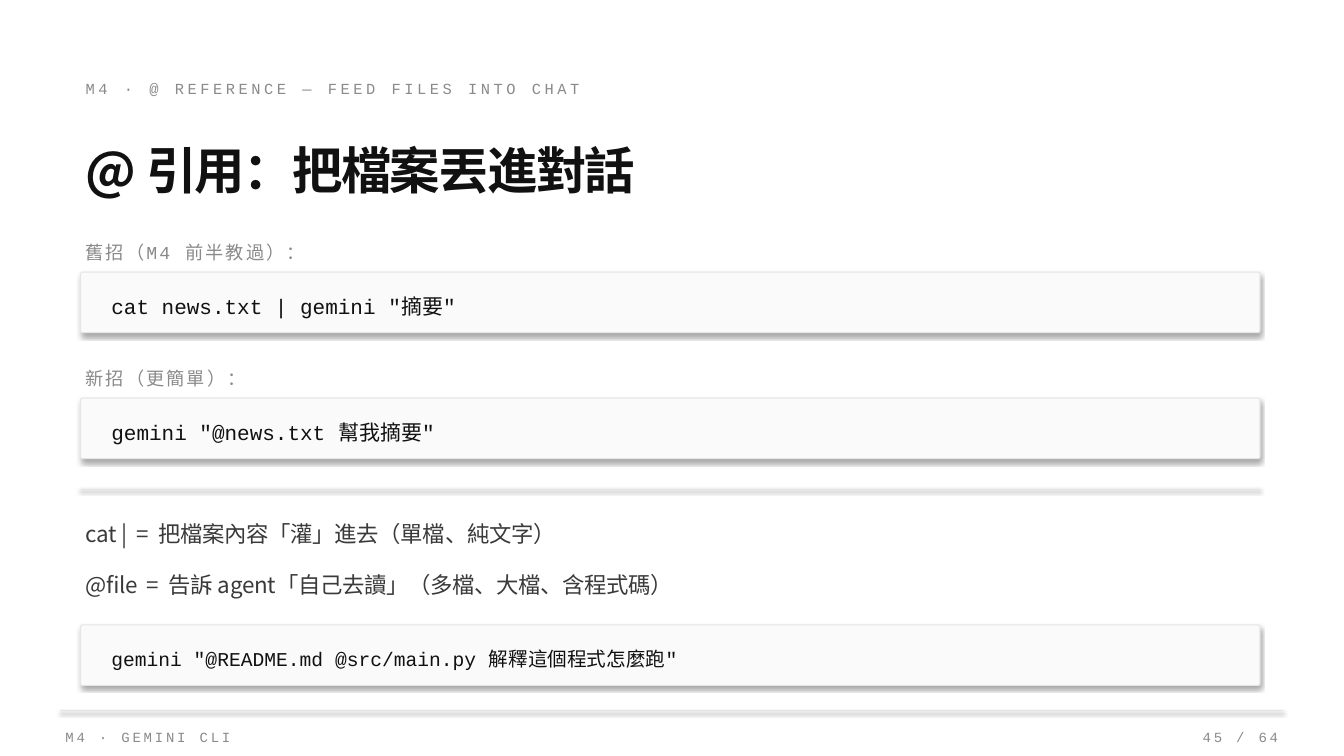
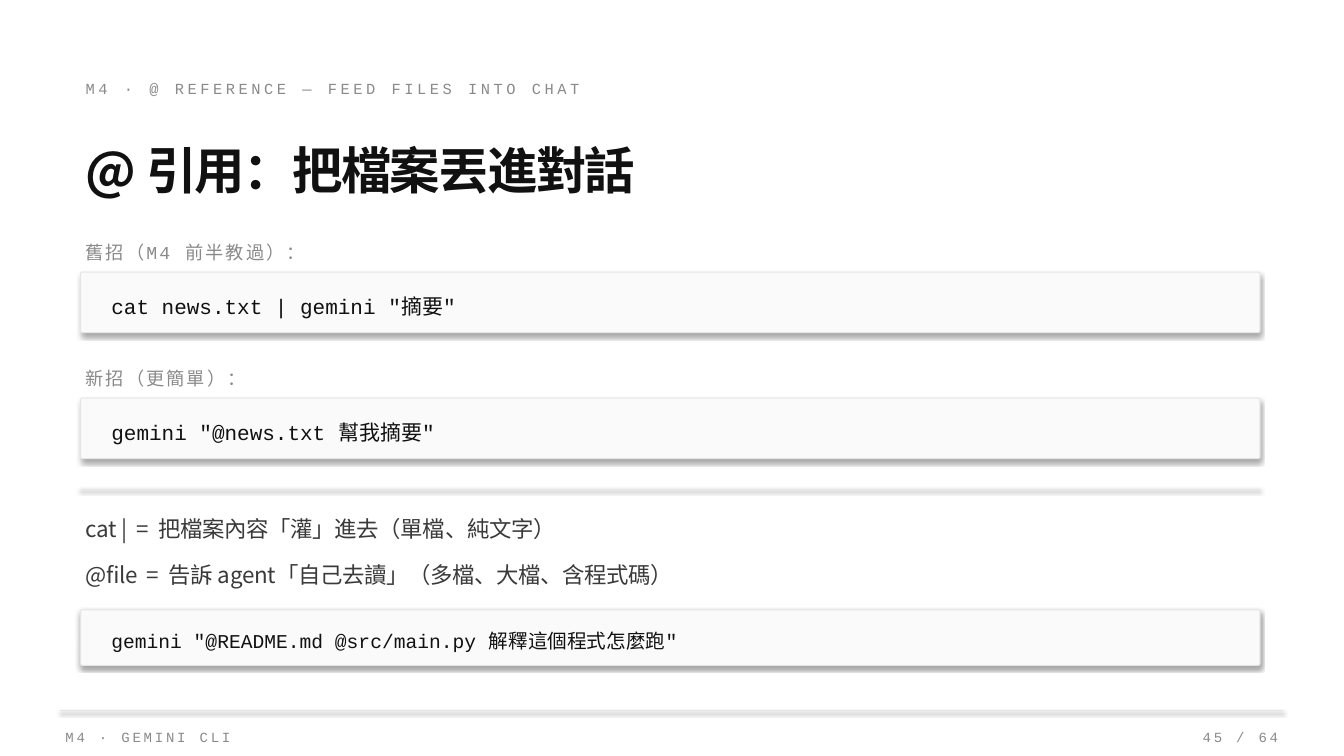
Before and after one commit to Zenobia000/SDD-agent-coding-beginner, a slide deck: slide 45 of class_plan/vibe_coding_workshop.pptx. Drawn at 1344x756 pixels with LibreOffice and Linux fonts; fonts in the diff are those of the drawing. Boxes give left, top, right and bottom in pixels: in the first picture for what was removed or moved away, otherwise in the second. Text is boxed around its words. In the diff, an @@ line names an element or a change of style, - is before the commit and + after.

```diff
--- a/class_plan/vibe_coding_workshop.pptx
+++ b/class_plan/vibe_coding_workshop.pptx
@@ text "cat | = 把檔案內容「灌」進去（單檔、純文字）": place and size @@
-text "cat | = 把檔案內容「灌」進去（單檔、純文字）" at <box>86,523,555,544</box>
+text "cat | = 把檔案內容「灌」進去（單檔、純文字）" at <box>86,518,555,539</box>
@@ text "@file = 告訴 agent「自己去讀」（多檔、大檔、含程式碼）": place and size @@
-text "@file = 告訴 agent「自己去讀」（多檔、大檔、含程式碼）" at <box>86,574,673,598</box>
+text "@file = 告訴 agent「自己去讀」（多檔、大檔、含程式碼）" at <box>86,564,673,588</box>
@@ rounded rectangle "gemini "@README.md @src/main.py 解釋這個程式怎麼跑"": place and size @@
-rounded rectangle "gemini "@README.md @src/main.py 解釋這個程式怎麼跑"" at <box>81,625,1260,686</box>
+rounded rectangle "gemini "@README.md @src/main.py 解釋這個程式怎麼跑"" at <box>81,610,1260,665</box>
```
Also in this commit, not shown: 2 other slides changed, 1 other file.
